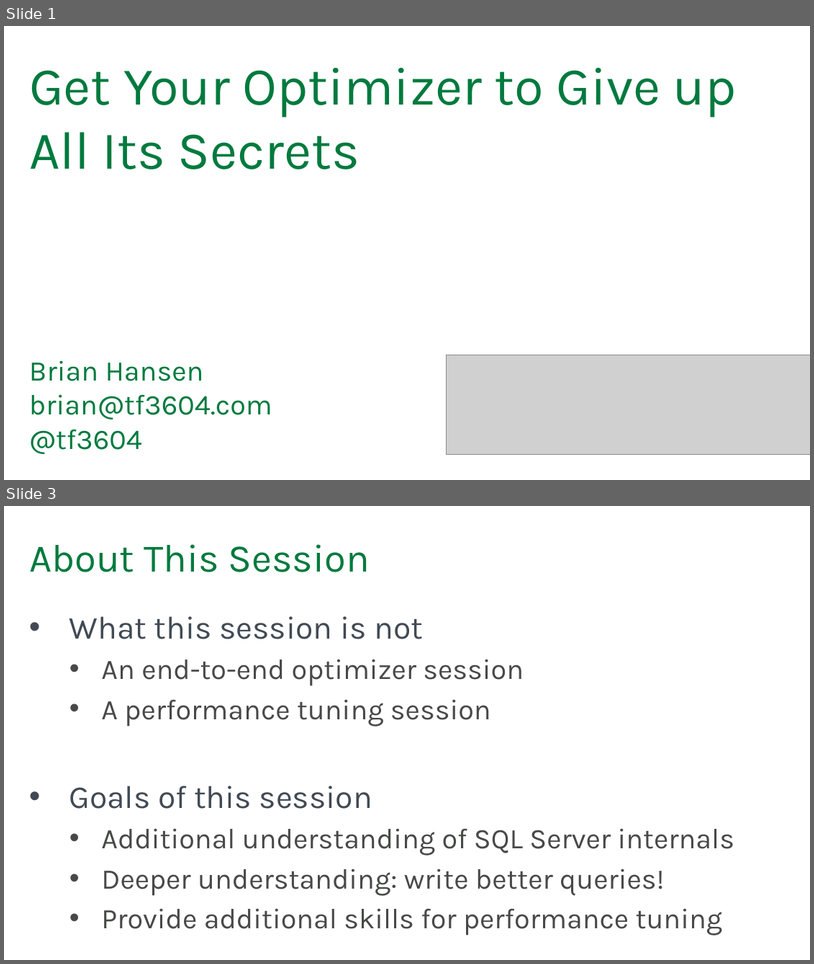
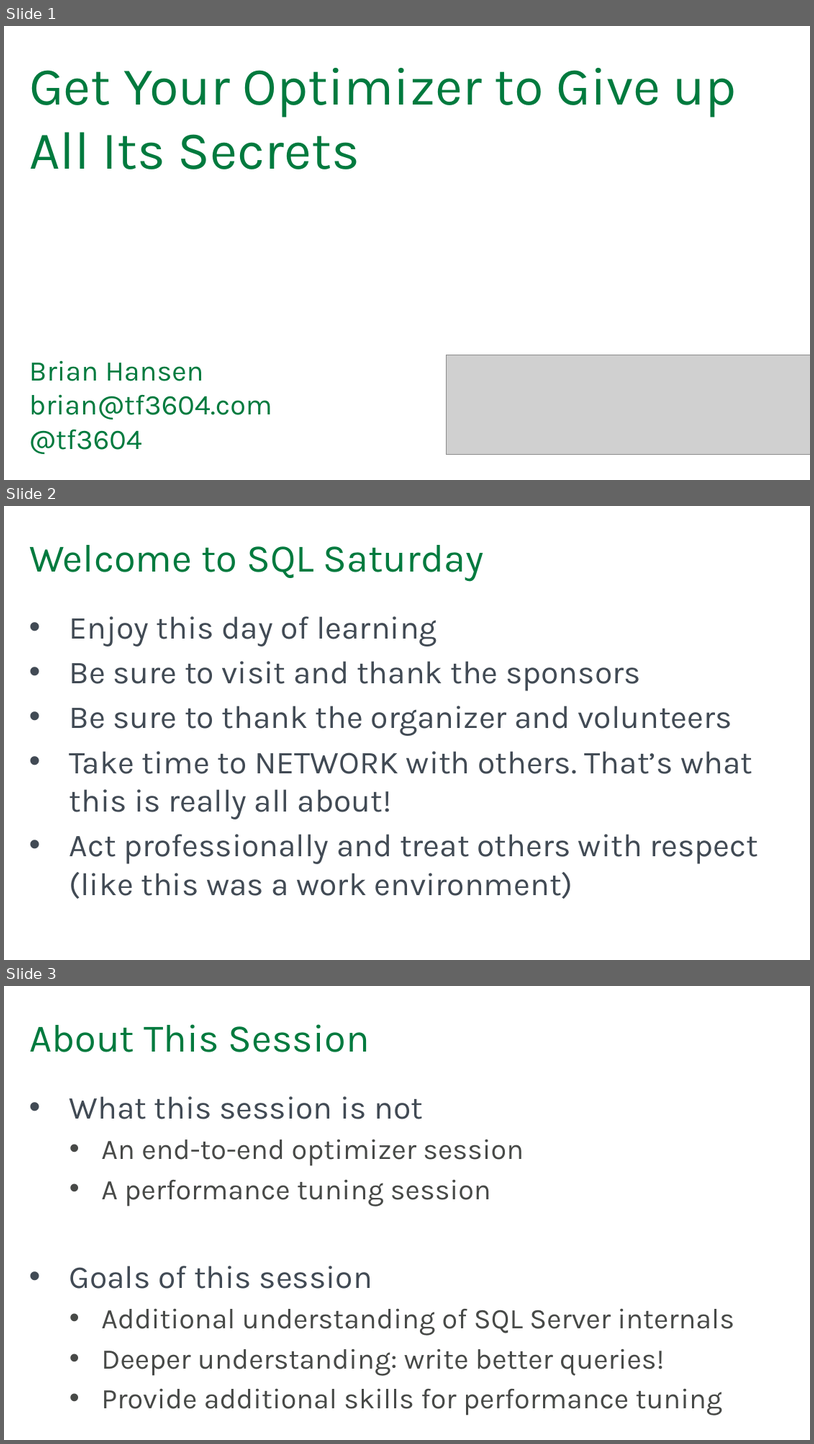
Before and after one commit to tf3604/OptimizerPresentation, a slide deck: Optimizer.pptx. Shown one above the other, each under a label of ours: slides 1 and 3 before the commit, slides 1, 2 and 3 after it; the slides between them are not shown. The pictures are 814x964 and 814x1444 pixels, drawn with LibreOffice and Linux fonts; fonts in the diff are those of the drawing; grey boxes stand for pictures; background and template pictures are left out. Boxes give left, top, right and bottom in pixels: in the first picture for what was removed or moved away, otherwise in the second. Text is boxed around its words. In the diff, an @@ line names an element or a change of style, - is before the commit and + after.

Commit message:
Remove About Me slide and replace with Welcome slide.

```diff
--- a/Optimizer.pptx
+++ b/Optimizer.pptx
@@ slide 2 added at (x1=4, y1=506, x2=810, y2=960), background #FFFFFF @@
@@ title added at (x1=29, y1=545, x2=484, y2=582), 44 pt, text #007A3E @@
+Welcome to SQL Saturday
@@ text added at (x1=70, y1=616, x2=759, y2=898), 36 pt, text #414A54 @@
+• Enjoy this day of learning
+• Be sure to visit and thank the sponsors
+• Be sure to thank the organizer and volunteers
+• Take time to NETWORK with others. That’s what this is really all about!
+• Act professionally and treat others with respect (like this was a work environment)
```
Also in this commit, not shown: 1 slide removed.
